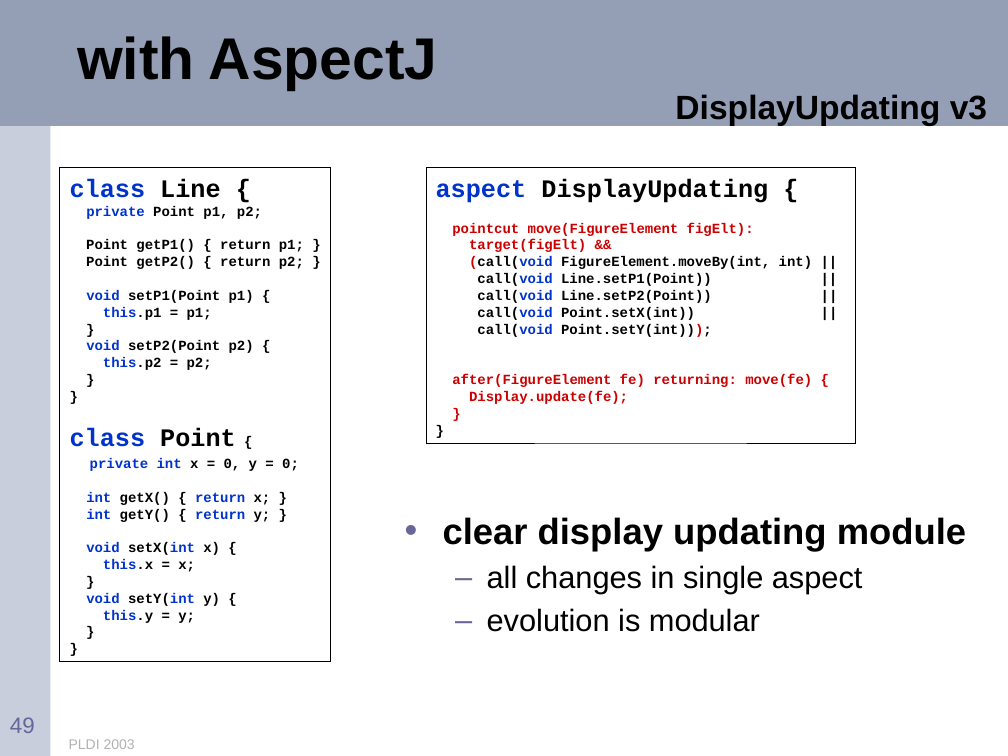
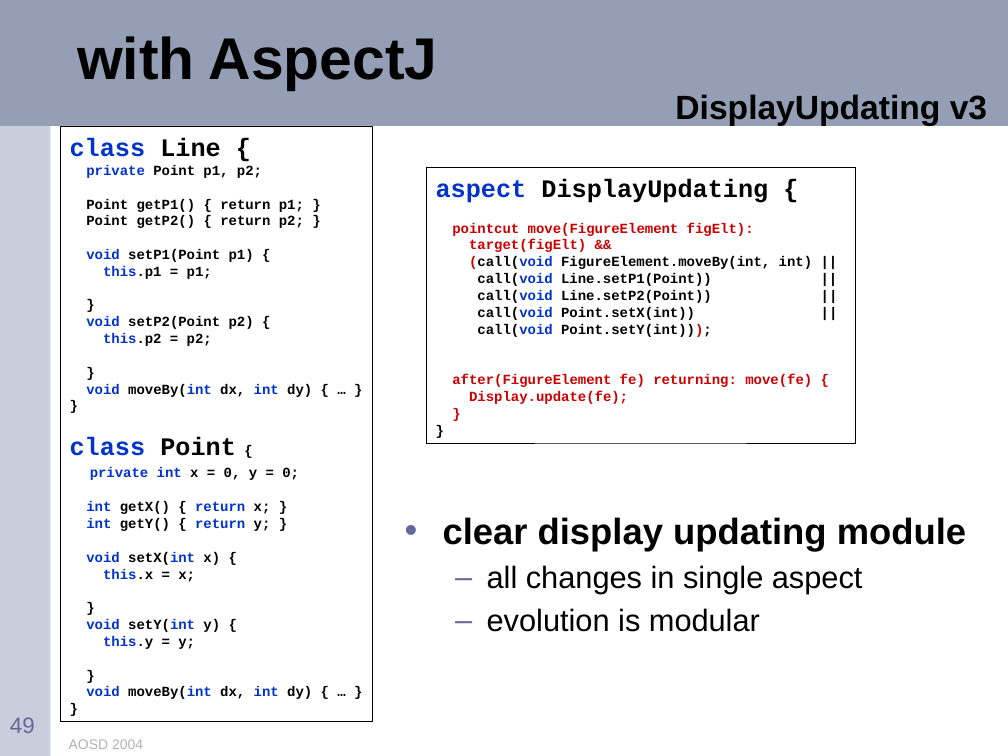
Before and after one commit to eclipse-aspectj/aspectj, a slide deck: slide 49 of docs/teaching/tutorial.ppt. Drawn at 1008x756 pixels with LibreOffice and Linux fonts; fonts in the diff are those of the drawing. Boxes give left, top, right and bottom in pixels: in the first picture for what was removed or moved away, otherwise in the second. Text is boxed around its words. In the diff, an @@ line names an element or a change of style, - is before the commit and + after.

Commit message:
updated tutorial for AOSD 2004

```diff
--- a/docs/teaching/tutorial.ppt
+++ b/docs/teaching/tutorial.ppt
@@ rectangle "class Line {" resized from (x1=59, y1=167, x2=331, y2=662) to (x1=59, y1=126, x2=372, y2=722) @@
@@ rectangle "class Line {" at (x1=59, y1=126, x2=372, y2=722): fill none to #FFFFFF @@
@@ text in rectangle at (x1=86, y1=384, x2=312, y2=397): paragraph added @@
+void moveBy(int dx, int dy) { … }
@@ text in rectangle at (x1=86, y1=686, x2=312, y2=699): paragraph added @@
+void moveBy(int dx, int dy) { … }
@@ text at (x1=69, y1=739, x2=143, y2=749): text changed @@
-PLDI 2003
+AOSD 2004
```
Also in this commit, not shown: 106 other slides changed, 8 slides added, 4 slides removed.
